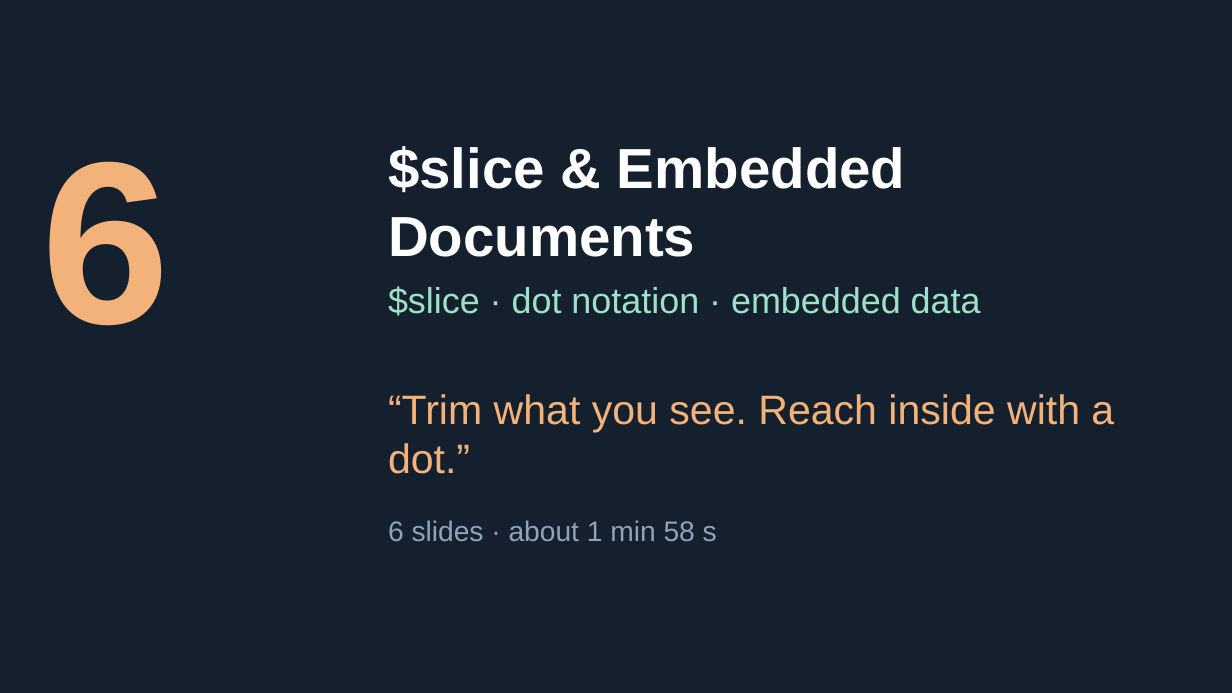
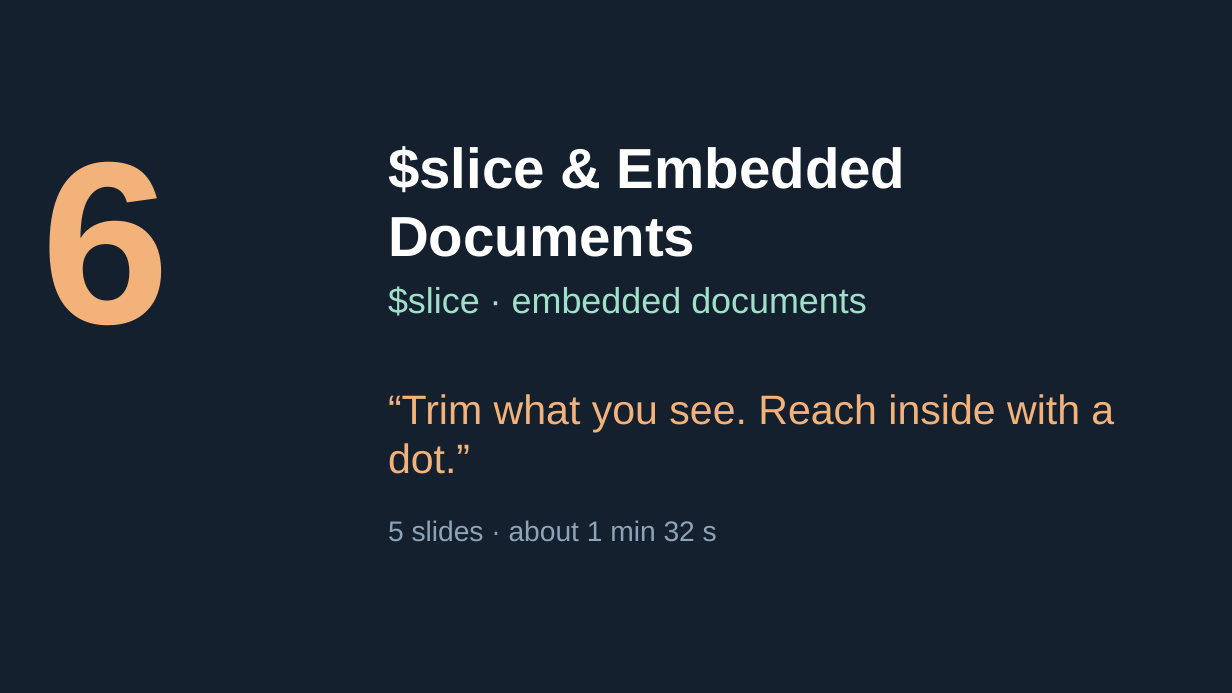
Before and after one commit to Tiredicey/ADBS, a slide deck: slide 53 of 01_FULL_DECK/ADBS_FULL_answer_key.pptx (slide 55 before the commit). Drawn at 1232x693 pixels with LibreOffice and Linux fonts; fonts in the diff are those of the drawing. Boxes give left, top, right and bottom in pixels: in the first picture for what was removed or moved away, otherwise in the second. Text is boxed around its words. In the diff, an @@ line names an element or a change of style, - is before the commit and + after.

Commit message:
Stick to the given topic list: remove 'Tables are collections' slide (now one line in the Part 1 script), key.index slide, and embedded-vs-references slide

```diff
--- a/01_FULL_DECK/ADBS_FULL_answer_key.pptx
+++ b/01_FULL_DECK/ADBS_FULL_answer_key.pptx
@@ text at (388,286,867,316): text changed @@
-$slice · dot notation · embedded data
+$slice · embedded documents
@@ text at (388,520,717,541): text changed @@
-6 slides · about 1 min 58 s
+5 slides · about 1 min 32 s
```
Also in this commit, not shown: 25 other slides changed, 3 slides removed, 5 other files.
